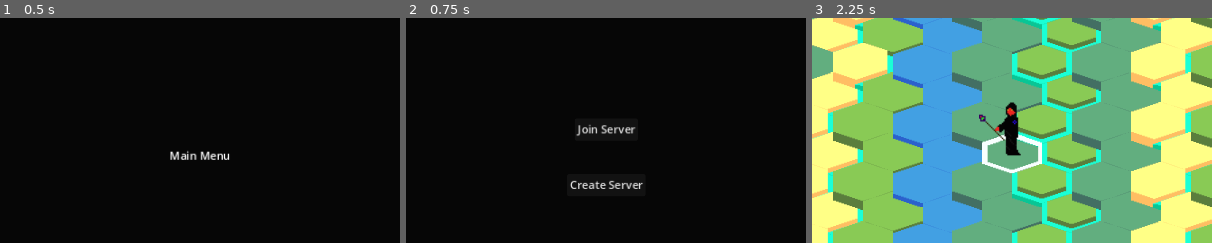
Above: before the commit, frames 1-3 (left to right).
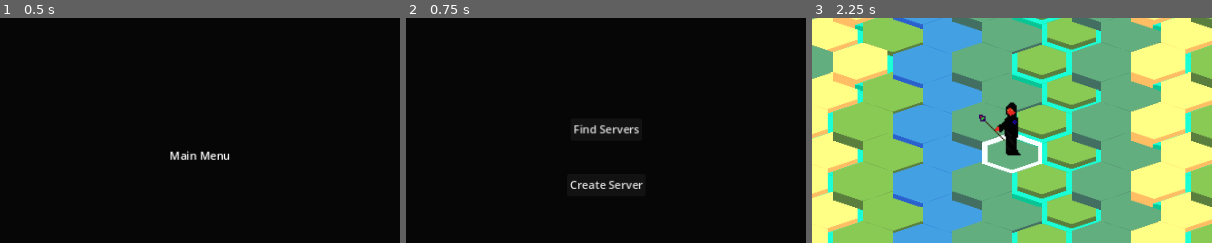
Above: after the commit, the same moments.

Repository: ahhnevermore/mixorcerers
Game: Godot game, scene res://scenes/client.tscn
The game is run twice, just before and just after one commit, with the same random seed, the same clock (stepped at 60 frames per second) and the same inputs. The engine's default icon, where the game draws it, is replaced by a stand-in: a white triangle on a blue panel in a dark square.
Inputs:
- Up to frame 1 (0.5 s): no input
- Up to frame 2 (0.75 s): click "Local Multiplayer" at 0.5 s
- Up to frame 3 (2.25 s): click "Back" at 1.25 s; click "Launch Game(debug)" at 2 s
The pictures show only the part of the screen within x 25-75%, y 19-69%; the shares and areas given below are measured in that part.

Frame 1 is identical in both runs. In frame 2, 0.4% of the frame differs, in the area x 42-59%, y 47-53%; in frame 3, nothing differs.

Commit message:
local server discovery finished for now

Diff:
--- a/scenes/local_multiplayer.tscn
+++ b/scenes/local_multiplayer.tscn
@@ -64,7 +64,7 @@
 grow_vertical = 2
 text = "Create Server"
 
-[node name="JoinServerButton" type="Button" parent="."]
+[node name="FindServerButton" type="Button" parent="."]
 layout_mode = 1
 anchors_preset = 8
 anchor_left = 0.5
@@ -77,7 +77,7 @@
 offset_bottom = -23.0
 grow_horizontal = 2
 grow_vertical = 2
-text = "Join Server"
+text = "Find Servers"
 
 [node name="ServerList" type="VBoxContainer" parent="."]
 layout_mode = 1
--- a/scripts/UI/local_multiplayer_ui.gd
+++ b/scripts/UI/local_multiplayer_ui.gd
@@ -4,22 +4,23 @@
 var hlm_nodes:Dictionary
 
 signal lm_exit
-signal lm_client
-signal lm_server
+signal lm_find_server
+signal lm_create_server
+signal lm_join_server
 # Called when the node enters the scene tree for the first time.
 func _ready():
 	var i = 0
 	var arr = get_children()
-	for node in ["back","lobbyname","port","createserver","joinserver","serverlist","playerlist","startgame"]:
+	for node in ["back","lobbyname","port","createserver","findserver","serverlist","playerlist","startgame"]:
 		hlm_nodes[node]=arr[i]
 		i += 1
 
 	hlm_nodes["back"].pressed.connect(_back_lmmain_mainmenu)
-	hlm_nodes["joinserver"].pressed.connect(_on_joinserver_pressed)
+	hlm_nodes["findserver"].pressed.connect(_on_findserver_pressed)
 	hlm_nodes["port"].text_changed.connect(_on_port_text_changed)
 	hlm_nodes["createserver"].pressed.connect(_createserver_screen)
 
-	only_show_lmnodes(["back","joinserver","createserver"])
+	only_show_lmnodes(["back","findserver","createserver"])
 
 
 
@@ -34,15 +35,15 @@
 			else:
 				hlm_nodes[node].hide()
 func _back_lmmain_mainmenu():
-	lm_exit.emit()
+	lm_exit.emit("hard")
 
 
-func _on_joinserver_pressed():
+func _on_findserver_pressed():
 	hlm_nodes["back"].pressed.disconnect(_back_lmmain_mainmenu)
 	hlm_nodes["back"].pressed.connect(_back_joincreate_lmmain)
 
-	only_show_lmnodes(["joinserver","back","serverlist"])
-	lm_client.emit()
+	only_show_lmnodes(["findserver","back","serverlist"])
+	lm_find_server.emit()
 
 func _createserver_screen():
 	hlm_nodes["createserver"].pressed.disconnect(_createserver_screen)
@@ -63,7 +64,8 @@
 	hlm_nodes["createserver"].pressed.disconnect(_on_createserver_pressed)
 	hlm_nodes["createserver"].pressed.connect(_createserver_screen)
 
-	only_show_lmnodes(["back","joinserver","createserver"])
+	only_show_lmnodes(["back","findserver","createserver"])
+	lm_exit.emit("windup")
 
 
 
@@ -75,7 +77,18 @@
 	if port<49152 or port > 65535:
 		hlm_nodes['port'].text = "Invalid Port"
 	else:
-		lm_server.emit({"port":port,"lobby_name":unsafe_lobbyname_text})
+		lm_create_server.emit({"port":port,"lobby_name":unsafe_lobbyname_text})
 
 func _on_port_text_changed(new_text:String):
 	unsafe_port_text = new_text
+
+func display_local_servers(xs:Array):
+	for x in xs:
+		var button = Button.new()
+		button.text = x['lobby_name']
+		button.set_meta("server_id",x.hash())
+		button.pressed.connect(_on_joinserver_pressed.bind(button.get_meta("server_id")))
+		hlm_nodes["serverlist"].add_child(button)
+
+func _on_joinserver_pressed(arg):
+	lm_join_server.emit(arg)
--- a/scripts/client.gd
+++ b/scripts/client.gd
@@ -77,6 +77,7 @@
 var lobby_name:String
 const DEFAULT_CLIENT_PORT = 56472
 const MAX_CONNECTIONS =20
+var local_servers_list:=[]
 func load_local_multiplayer()->void:
 	if is_instance_valid( hlocal_multiplayer):
 		hlocal_multiplayer.show()
@@ -84,16 +85,22 @@
 	else:
 		set_anchors_and_offsets_preset(Control.PRESET_FULL_RECT,Control.PRESET_MODE_KEEP_SIZE)
 		hlocal_multiplayer = local_multiplayer_scene.instantiate()
-		hlocal_multiplayer.lm_exit.connect(_lm_to_mainmenu)
-		hlocal_multiplayer.lm_client.connect(_start_local_client)
-		hlocal_multiplayer.lm_server.connect(_start_local_server)
+		hlocal_multiplayer.lm_exit.connect(_handle_lm_exit)
+		hlocal_multiplayer.lm_find_server.connect(_discover_local_servers_setup)
+		hlocal_multiplayer.lm_create_server.connect(_start_local_server)
+		hlocal_multiplayer.lm_join_server.connect(_start_local_client)
 		#set up connections
 
 		add_child(hlocal_multiplayer)
 
-func _lm_to_mainmenu()->void:
-	unload_scene(hlocal_multiplayer)
-	load_main_menu()
+func _handle_lm_exit(val)->void:
+	match val:
+		"hard":
+			unload_scene(hlocal_multiplayer)
+			load_main_menu()
+			is_local = false
+		"windup":
+			lm_windup()
 
 func _start_local_server(arg_server_params:Dictionary)->void:
 	port =arg_server_params['port']
@@ -109,15 +116,39 @@
 	udp_server_socket.set_broadcast_enabled(true)
 	udp_server_socket.set_dest_address("255.255.255.255", DEFAULT_CLIENT_PORT)
 
-	allow_discovery= true
 	discovery_ping()
 
-func _start_local_client()->void:
-	pass
 func discovery_ping()->void:
-	if allow_discovery:
+	if is_instance_valid(udp_server_socket):
 		udp_server_socket.put_packet(str("Mixorcerers|0.1.0|",port,"|",lobby_name).to_ascii_buffer())
 		get_tree().create_timer(1.).timeout.connect(discovery_ping)
+
+func discover_local_servers()->void:
+	if is_instance_valid(udp_client_socket):
+		var packet_count = udp_client_socket.get_available_packet_count()
+		if  packet_count > 0:
+			for i in range(packet_count):
+				var data = udp_client_socket.get_packet().get_string_from_ascii().split('|',false)
+				var address = udp_client_socket.get_packet_ip()
+				if data[0] == 'Mixorcerers':
+					match data[1]:
+						"0.1.0":
+							if data.size() == 4:
+								var server = {'address':address,'port':data[2],"lobby_name":data[3]}
+								if server not in local_servers_list:
+									local_servers_list.append(server)
+									hlocal_multiplayer.display_local_servers(local_servers_list)
+
+		get_tree().create_timer(1.).timeout.connect(discover_local_servers)
+
+func _start_local_client(arg)->void:
+	print(arg)
+
+func _discover_local_servers_setup()->void:
+	udp_client_socket = PacketPeerUDP.new()
+	udp_client_socket.bind(DEFAULT_CLIENT_PORT)
+	discover_local_servers()
+
 
 
 
